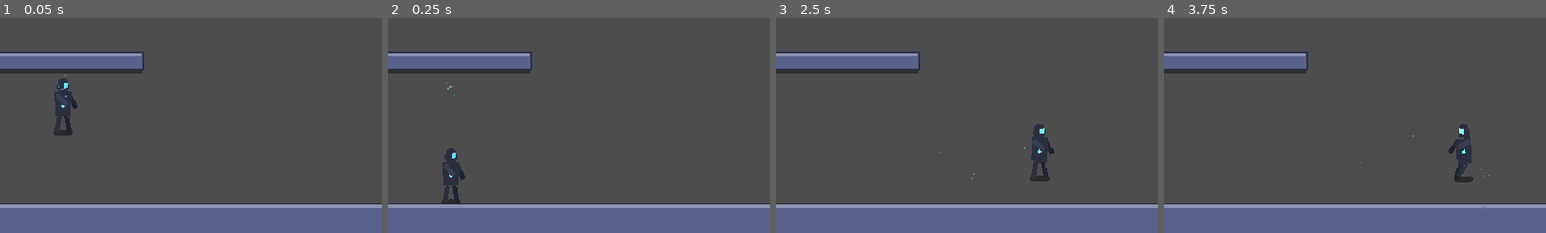
Above: before the commit, frames 1-4 (left to right).
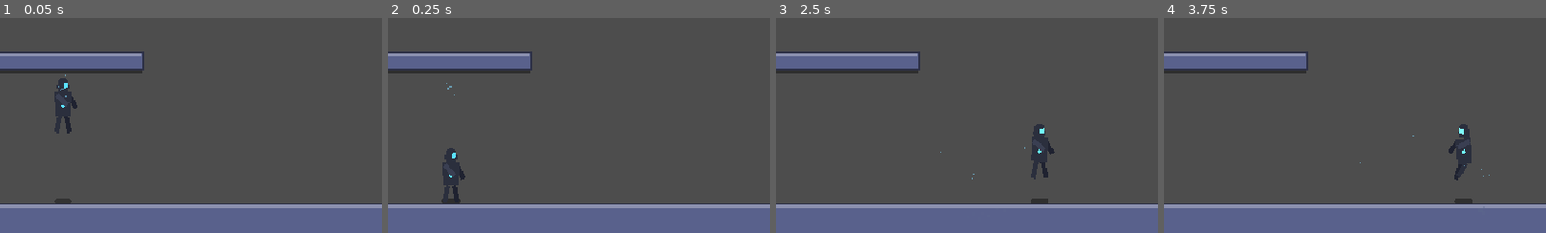
Above: after the commit, the same moments.

Repository: andy-augustine/godot-helloworld
Game: Godot game, scene res://World.tscn
Same seed, same stepped clock (60 frames per second), same inputs: the game is played once before the commit and once after it.
Inputs (mouse positions are % of the whole screen's width and height, from its top left):
- Up to frame 1 (0.05 s): no input
- Up to frame 2 (0.25 s): no input
- Up to frame 3 (2.5 s): tap Enter (ui_accept) at 0.5 s; move the mouse to (72, 45) at 0.52 s; hold D (move_right) 0.53-1.25 s; tap Shift (dash) at 0.6, 2.1 s; click (72, 45) at 0.67 s; tap Space (jump) at 0.77, 0.8, 1.07, 2.3 s; drag from (30, 55) to (92, 26) at 1.27 s; move the mouse to (60, 28) at 2.02 s; hold D (move_right) from 2.03 s (still down)
- Up to frame 4 (3.75 s): release D (move_right) at 2.75 s; drag from (45, 70) to (96, 86) at 2.77 s; move the mouse to (80, 65) at 3.52 s; hold A (move_left) from 3.53 s (still down); tap Space (jump) at 3.6 s
The pictures show only the part of the screen within x 42-92%, y 50-100%; the shares and areas given below are measured in that part.

The runs differ from the first frame. In frame 1, 0.2% of the frame differs, in the area x 14-19%, y 52-87%; in frame 2, less than 0.1%; in frame 3, 0.2%; in frame 4, 0.2%, in the area x 76-81%, y 73-87%.

Commit message:
P2 follow-up: ground shadow stays planted on the floor (raycast-projected)
Shadow was a child of Rig, so it followed the player into the air on jumps
and read as a disc the player was standing on. Now:

- GroundShadow detached from Rig, reparented to Player root with
  top_level=true so the player's transform doesn't propagate.
- New ShadowRaycast (RayCast2D) under Player, target_position (0, 600),
  collision_mask 1.
- _update_ground_shadow() called every physics tick (including during
  dash early-return). Force-updates the raycast (default poll is at frame
  start, but the player just moved this tick), pins shadow.global_position
  to the hit point with a small SHADOW_FOOT_OFFSET above the surface.
- Distance falloff: shadow scales 1.0 → 0.55 and alpha 0.45 → 0.18 over
  280px of vertical distance. Reads as "rising / falling toward something"
  before the player actually lands. Hides if no surface in range.

Co-Authored-By: Claude Opus 4.7 (1M context) <noreply@anthropic.com>

Diff:
--- a/player/player.gd
+++ b/player/player.gd
@@ -91,6 +91,18 @@
 @onready var _wall_sparks: CPUParticles2D = $Rig/WallSlideSparks
 @onready var _dash_trail: CPUParticles2D = $Rig/DashTrail
 @onready var _wall_slide_audio: AudioStreamPlayer = $WallSlideAudio
+@onready var _ground_shadow: Polygon2D = $GroundShadow
+@onready var _shadow_raycast: RayCast2D = $ShadowRaycast
+
+# Shadow projection — shadow stays on the floor below the player even mid-air.
+# Distance falloff: shadow shrinks + dims as the player flies higher, so a fast
+# ascent reads as "lifting off" and a fall reads as "approaching ground" before
+# they actually land. Raycast probes down 600px; beyond that, shadow hides.
+const SHADOW_FOOT_OFFSET: float = 4.0      # px above ground the shadow draws (just-above-surface)
+const SHADOW_MAX_DISTANCE: float = 280.0   # distance at which shrink/dim saturate
+const SHADOW_MIN_SCALE: float = 0.55       # scale at SHADOW_MAX_DISTANCE
+const SHADOW_MIN_ALPHA: float = 0.18       # alpha at SHADOW_MAX_DISTANCE
+const SHADOW_BASE_ALPHA: float = 0.45      # alpha at zero distance (matches the polygon's authored color)
 const DASH_TINT := Color(1.0, 0.85, 0.55, 1.0)  # warm cream while dashing
 const _NORMAL_TINT := Color(1, 1, 1, 1)
 var _was_dashing: bool = false
@@ -121,6 +133,7 @@
 		move_and_slide()
 		_post_move_update()
 		_update_animation()
+		_update_ground_shadow()
 		return
 	_apply_gravity(delta)
 	_handle_jump(delta)
@@ -128,6 +141,7 @@
 	_handle_wall_slide(delta)
 	_pre_move_vel_y = velocity.y
 	move_and_slide()
+	_update_ground_shadow()
 	_post_move_update()
 	_update_animation()
 
@@ -306,6 +320,32 @@
 	_dash_trail.emitting = true
 	_was_dashing = true
 	return true
+
+
+# ── Ground shadow ──────────────────────────────────────────────────────────────
+# top_level Polygon2D under Player. Each physics tick we raycast straight down
+# to find the surface and pin the shadow there so it stays planted on the floor
+# regardless of jump height. Scale + alpha falloff with vertical distance gives
+# the "rising / falling toward something" read without any other VFX.
+func _update_ground_shadow() -> void:
+	if _ground_shadow == null or _shadow_raycast == null:
+		return
+	# RayCast is a child of Player so its origin moves with the player automatically.
+	# force_raycast_update is needed when we want the *current* tick's collision
+	# (RayCast2D normally polls at the start of the frame; we just moved).
+	_shadow_raycast.force_raycast_update()
+	if not _shadow_raycast.is_colliding():
+		_ground_shadow.visible = false
+		return
+	_ground_shadow.visible = true
+	var hit_point: Vector2 = _shadow_raycast.get_collision_point()
+	_ground_shadow.global_position = Vector2(global_position.x, hit_point.y - SHADOW_FOOT_OFFSET)
+	# Distance falloff
+	var distance: float = absf(hit_point.y - global_position.y)
+	var t: float = clampf(distance / SHADOW_MAX_DISTANCE, 0.0, 1.0)
+	var scl: float = lerpf(1.0, SHADOW_MIN_SCALE, t)
+	_ground_shadow.scale = Vector2(scl, scl)
+	_ground_shadow.modulate.a = lerpf(SHADOW_BASE_ALPHA, SHADOW_MIN_ALPHA, t) / SHADOW_BASE_ALPHA
 
 
 # ── Wall slide ─────────────────────────────────────────────────────────────────
--- a/player/player.tscn
+++ b/player/player.tscn
@@ -699,12 +699,6 @@
 color = Color(1, 0.6, 0.15, 0.95)
 color_ramp = SubResource("Gradient_yw30f")
 
-[node name="GroundShadow" type="Polygon2D" parent="Rig"]
-position = Vector2(0, 34)
-z_index = -10
-color = Color(0, 0, 0, 0.45)
-polygon = PackedVector2Array(-13, 0, -11, -3, 0, -4, 11, -3, 13, 0, 11, 3, 0, 4, -11, 3)
-
 [node name="IdleAura" type="CPUParticles2D" parent="Rig"]
 position = Vector2(0, -8)
 amount = 6
@@ -724,6 +718,16 @@
 [node name="AnimationPlayer" type="AnimationPlayer" parent="." unique_id=811606432]
 libraries/ = SubResource("AnimationLibrary_hg6s5")
 
+[node name="GroundShadow" type="Polygon2D" parent="."]
+top_level = true
+z_index = -10
+color = Color(0, 0, 0, 0.45)
+polygon = PackedVector2Array(-13, 0, -11, -3, 0, -4, 11, -3, 13, 0, 11, 3, 0, 4, -11, 3)
+
+[node name="ShadowRaycast" type="RayCast2D" parent="."]
+target_position = Vector2(0, 600)
+collision_mask = 1
+
 [node name="WallSlideAudio" type="AudioStreamPlayer" parent="." unique_id=1980988198]
 stream = ExtResource("2_wallslide")
 volume_db = -6.0
